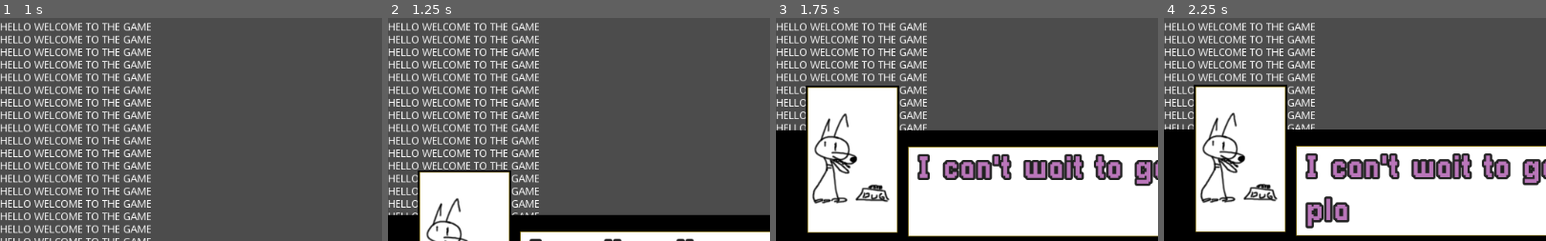
Above: before the commit, frames 1-4 (left to right).
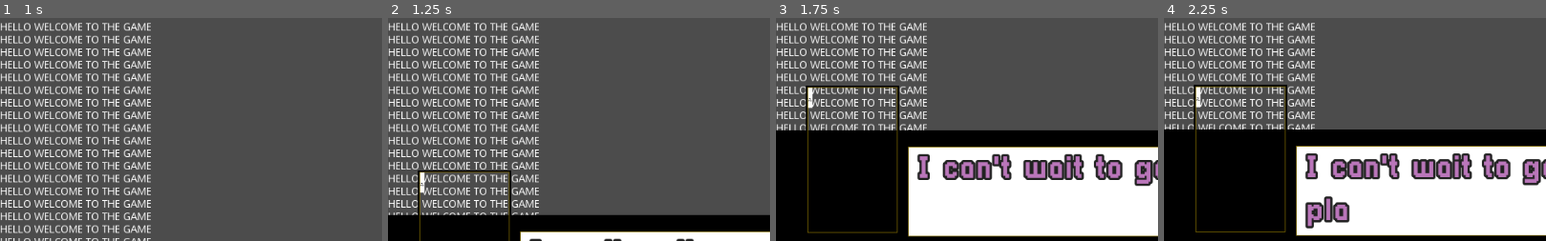
Above: after the commit, the same moments.

Repository: DevinPentecost/gmtkjam-2019
Game: Godot game, scene res://main_scenes/main_menu.tscn
The game is run twice, just before and just after one commit, with the same random seed, the same clock (stepped at 60 frames per second) and the same inputs. Sound files missing from this copy of the repository are replaced by a short silence.
Inputs (mouse positions are % of the whole screen's width and height, from its top left):
- Up to frame 1 (1 s): click "START GAME" at 0.5 s
- Up to frame 2 (1.25 s): no input
- Up to frame 3 (1.75 s): tap Enter at 1.25 s; move the mouse to (72, 45) at 1.27 s; hold D (player_turn_right) from 1.28 s (still down); hold W (player_turn_straight) from 1.28 s (still down); click (72, 45) at 1.42 s
- Up to frame 4 (2.25 s): move the mouse to (30, 55) at 2.02 s; release D (player_turn_right) at 2.03 s; release W (player_turn_straight) at 2.03 s; hold A (player_turn_left) from 2.03 s (still down); tap W (player_turn_straight) at 2.1 s
The pictures show only the part of the screen within x 0-50%, y 50-100%; the shares and areas given below are measured in that part.

Frame 1 is identical in both runs. In frame 2, 6.9% of the frame differs, in the area x 8-32%, y 69-100%; in frame 3, 15%, in the area x 8-32%, y 31-97%; in frame 4, 15%.

Commit message:
Talky dogs

Diff:
--- a/project/objects/gui/passenger_message.gd
+++ b/project/objects/gui/passenger_message.gd
@@ -37,6 +37,8 @@
 
 	tween_vertical_pos.interpolate_property($texture_all_elements, 'rect_position', Vector2(0, 640), Vector2(0, 390), 1.33, Tween.TRANS_CUBIC, Tween.EASE_IN_OUT)
 	tween_text_visible.interpolate_property($texture_all_elements/texture_text_container/texture_text_border/richtext_message, 'percent_visible', 0, 1, 2.66, Tween.TRANS_LINEAR, Tween.EASE_IN)
+	tween_vertical_pos.start()
+	tween_text_visible.start()
 
 	tween_vertical_pos.set_active(true)
 	tween_text_visible.set_active(true)
--- a/project/objects/gui/passenger_message.tscn
+++ b/project/objects/gui/passenger_message.tscn
@@ -19,7 +19,9 @@
 extra_spacing_space = 2
 font_data = SubResource( 1 )
 
-[node name="passenger_message" type="Node2D"]
+[node name="passenger_message" type="Node2D" groups=[
+"message_gui",
+]]
 script = ExtResource( 1 )
 
 [node name="texture_all_elements" type="TextureRect" parent="."]
@@ -72,11 +74,15 @@
 
 [node name="texture_portrait" type="TextureRect" parent="texture_all_elements/texture_portrait_border"]
 show_behind_parent = true
-margin_right = 125.0
-margin_bottom = 200.0
+margin_left = -8.0
+margin_top = -10.0
+margin_right = 117.0
+margin_bottom = 190.0
 rect_min_size = Vector2( 125, 200 )
+rect_scale = Vector2( 0.14, 0.2 )
 rect_clip_content = true
 texture = ExtResource( 5 )
+stretch_mode = 4
 
 [node name="tween_vertical_pos" type="Tween" parent="texture_all_elements"]
 
--- a/project/objects/passenger/Passenger.gd
+++ b/project/objects/passenger/Passenger.gd
@@ -12,6 +12,12 @@
 #To and from locations
 var _source = null
 var _destination = null
+
+#Visuals
+export(Array, Texture) var normal_textures = []
+export(Array, Texture) var impatient_textures = []
+var normal_texture = null
+var impatient_texture = null
 
 # Called when the node enters the scene tree for the first time.
 func _ready():
@@ -38,13 +44,26 @@
 	current_score = base_score
 
 	#Adjust score based on distance?
-	pass
 
-func get_pickup_quote():
-	return "Hi I would like to go to the " + _destination.landmark_name
+	#Pick new textures
+	var texture_index = randi() % normal_textures.size()
+	normal_texture = normal_textures[texture_index]
+	impatient_texture = impatient_textures[texture_index]
 
-func get_dropoff_quote():
-	return "Thanks for dropping me off here is " + current_score
+func get_pickup_message():
+	return {
+		"portrait_texture": normal_texture,
+		"text_message": "Hi I would like to go to the " + _destination.landmark_name
+	}
 
-func get_impatient_quote():
-	return "Please hurry and get me to " + _destination.landmark_name
+func get_dropoff_message():
+	return {
+		"portrait_texture": normal_texture,
+		"text_message": "Thanks for dropping me off here is " + str(current_score)
+	}
+
+func get_impatient_message():
+	return {
+		"portrait_texture": impatient_texture,
+		"text_message": "Please hurry and get me to " + _destination.landmark_name
+	}
--- a/project/objects/passenger/PassengerController.gd
+++ b/project/objects/passenger/PassengerController.gd
@@ -16,10 +16,18 @@
 
 onready var _passenger = $Passenger
 
+var _message_gui = null
+
 func _ready():
 
 	#Get started
 	_refresh_passenger()
+
+	#Get the message gui
+	var message_gui = get_tree().get_nodes_in_group("message_gui")
+	if message_gui.size() > 0:
+		_message_gui = message_gui[0]
+
 
 func _refresh_passenger():
 	#Pick a new set of places to go
@@ -41,6 +49,8 @@
 
 	#Let people know
 	emit_signal("passenger_dropped_off", _passenger)
+	if _message_gui:
+		_message_gui.append_passenger_message(_passenger.get_dropoff_message())
 
 	_refresh_passenger()
 
@@ -48,6 +58,9 @@
 
 	#Let people know
 	emit_signal("passenger_collected", _passenger)
+
+	if _message_gui:
+		_message_gui.append_passenger_message(_passenger.get_pickup_message())
 
 	#Show the new destination
 	_destination_pin.move_to_landmark(destination_landmark)
@@ -61,3 +74,7 @@
 func _on_Passenger_passenger_impatient():
 	#Pass it along
 	emit_signal("passenger_impatient", _passenger)
+
+	#Tell the message gui to do stuff
+	if _message_gui:
+		_message_gui.append_passenger_message(_passenger.get_impatient_message())
--- a/project/objects/passenger/PassengerController.tscn
+++ b/project/objects/passenger/PassengerController.tscn
@@ -1,24 +1,42 @@
-[gd_scene load_steps=6 format=2]
+[gd_scene load_steps=15 format=2]
 
 [ext_resource path="res://objects/passenger/PassengerController.gd" type="Script" id=1]
 [ext_resource path="res://objects/passenger/Pin.tscn" type="PackedScene" id=2]
-[ext_resource path="res://objects/passenger/pin.png" type="Texture" id=3]
-[ext_resource path="res://objects/passenger/Passenger.tscn" type="PackedScene" id=4]
-[ext_resource path="res://objects/passenger/PinPointer.tscn" type="PackedScene" id=5]
+[ext_resource path="res://2d_resources/tiles/pickup.png" type="Texture" id=3]
+[ext_resource path="res://2d_resources/tiles/destination.png" type="Texture" id=4]
+[ext_resource path="res://objects/passenger/Passenger.tscn" type="PackedScene" id=5]
+[ext_resource path="res://objects/passenger/textures/dog1a.png" type="Texture" id=6]
+[ext_resource path="res://objects/passenger/textures/dog2a.png" type="Texture" id=7]
+[ext_resource path="res://objects/passenger/textures/dog3a.png" type="Texture" id=8]
+[ext_resource path="res://objects/passenger/textures/dog4a.png" type="Texture" id=9]
+[ext_resource path="res://objects/passenger/textures/dog1b.png" type="Texture" id=10]
+[ext_resource path="res://objects/passenger/textures/dog2b.png" type="Texture" id=11]
+[ext_resource path="res://objects/passenger/textures/dog3b.png" type="Texture" id=12]
+[ext_resource path="res://objects/passenger/textures/dog4b.png" type="Texture" id=13]
+[ext_resource path="res://objects/passenger/PinPointer.tscn" type="PackedScene" id=14]
 
 [node name="PassengerController" type="Node"]
 script = ExtResource( 1 )
 
 [node name="SourcePin" parent="." instance=ExtResource( 2 )]
 
+[node name="Sprite" parent="SourcePin" index="1"]
+scale = Vector2( 0.2, 0.2 )
+texture = ExtResource( 3 )
+offset = Vector2( 0, -225 )
+
 [node name="DestinationPin" parent="." instance=ExtResource( 2 )]
 
 [node name="Sprite" parent="DestinationPin" index="1"]
-texture = ExtResource( 3 )
+scale = Vector2( 0.2, 0.2 )
+texture = ExtResource( 4 )
+offset = Vector2( 0, -115 )
 
-[node name="Passenger" parent="." instance=ExtResource( 4 )]
+[node name="Passenger" parent="." instance=ExtResource( 5 )]
+normal_textures = [ ExtResource( 6 ), ExtResource( 7 ), ExtResource( 8 ), ExtResource( 9 ) ]
+impatient_textures = [ ExtResource( 10 ), ExtResource( 11 ), ExtResource( 12 ), ExtResource( 13 ) ]
 
-[node name="PinPointer" parent="." instance=ExtResource( 5 )]
+[node name="PinPointer" parent="." instance=ExtResource( 14 )]
 [connection signal="pin_reached" from="SourcePin" to="." method="_on_SourcePin_pin_reached"]
 [connection signal="pin_reached" from="DestinationPin" to="." method="_on_DestinationPin_pin_reached"]
 [connection signal="passenger_impatient" from="Passenger" to="." method="_on_Passenger_passenger_impatient"]
--- a/project/scenes/test/car_test.tscn
+++ b/project/scenes/test/car_test.tscn
@@ -203,20 +203,19 @@
 target_graph_node = NodePath("../RoadGraph/RoadGraphNodes/RoadGraphNode")
 
 [node name="Landmarks" parent="." instance=ExtResource( 8 )]
-editor/display_folded = true
 
 [node name="Landmark" parent="Landmarks/Sources" index="0" instance=ExtResource( 9 )]
-position = Vector2( -258.752, 377.34 )
+position = Vector2( 155.087, 49.419 )
 
 [node name="Landmark2" parent="Landmarks/Sources" index="1" instance=ExtResource( 9 )]
-position = Vector2( 895.375, 382.015 )
+position = Vector2( -117.653, 184.547 )
 
 [node name="Landmark" parent="Landmarks/Destinations" index="0" instance=ExtResource( 9 )]
-position = Vector2( 57.702, 88.2116 )
+position = Vector2( 525.568, 113.249 )
 landmark_name = "POOL"
 
 [node name="Landmark2" parent="Landmarks/Destinations" index="1" instance=ExtResource( 9 )]
-position = Vector2( 260.769, 704.721 )
+position = Vector2( -27.0568, 299.474 )
 landmark_name = "GARDEN"
 
 [node name="PassengerController" parent="." instance=ExtResource( 10 )]
@@ -240,3 +239,5 @@
 [editable path="Landmarks"]
 
 [editable path="PassengerController"]
+
+[editable path="MainGUI"]
Binary file added: project/objects/passenger/textures/dog1a.png
Not shown, added: project/objects/passenger/textures/dog1a.png.import
Binary file added: project/objects/passenger/textures/dog1b.png
Not shown, added: project/objects/passenger/textures/dog1b.png.import
Binary file added: project/objects/passenger/textures/dog2a.png
Not shown, added: project/objects/passenger/textures/dog2a.png.import
Binary file added: project/objects/passenger/textures/dog2b.png
Not shown, added: project/objects/passenger/textures/dog2b.png.import
Binary file added: project/objects/passenger/textures/dog3a.png
Not shown, added: project/objects/passenger/textures/dog3a.png.import
Binary file added: project/objects/passenger/textures/dog3b.png
Not shown, added: project/objects/passenger/textures/dog3b.png.import
(and 4 more such lines)
